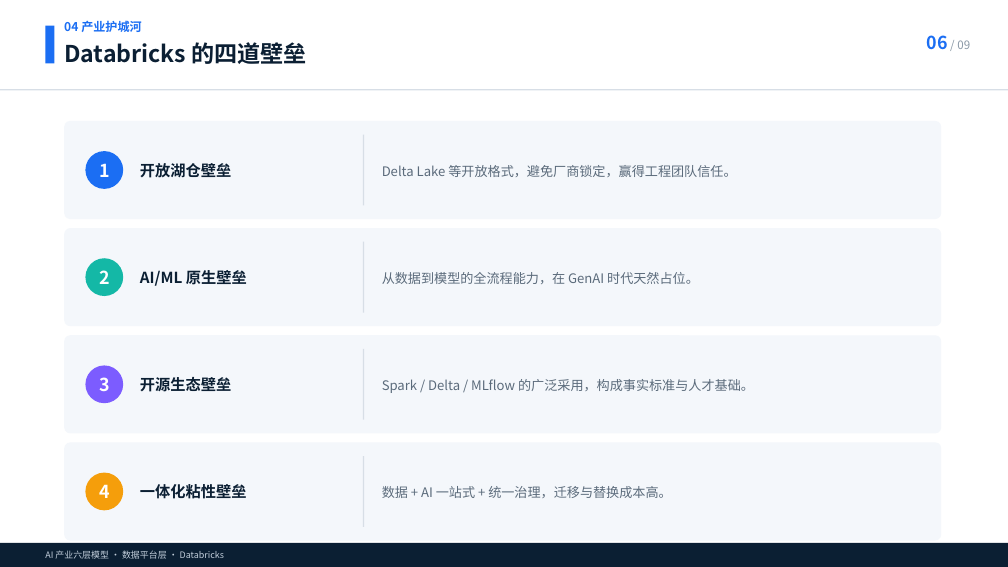
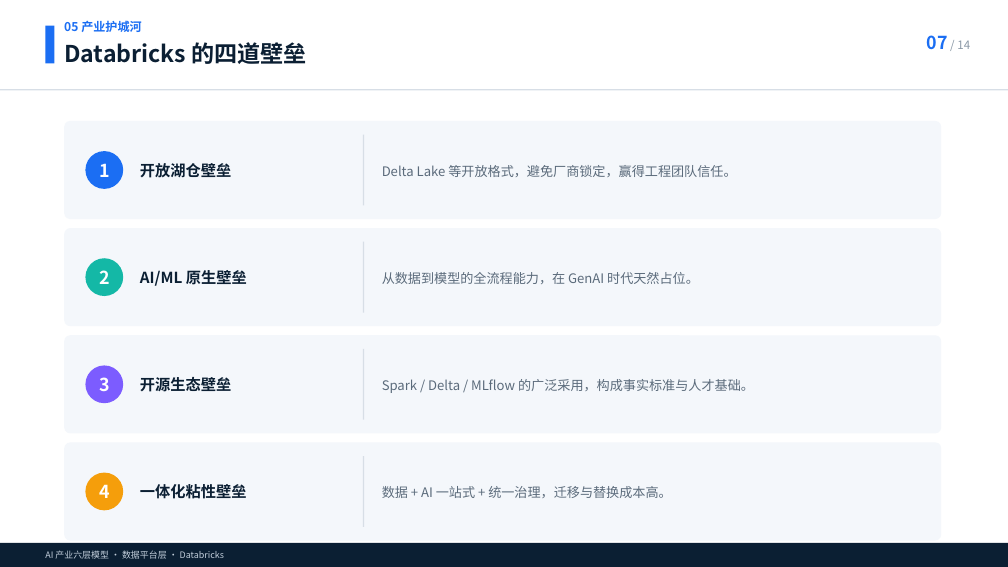
Before and after one commit to chenliang613/SocratesAI, a slide deck: slide 7 of output/Databricks的AI产业.pptx (slide 6 before the commit). Drawn at 1008x567 pixels with LibreOffice and Linux fonts; fonts in the diff are those of the drawing. Boxes give left, top, right and bottom in pixels: in the first picture for what was removed or moved away, otherwise in the second. Text is boxed around its words. In the diff, an @@ line names an element or a change of style, - is before the commit and + after.

```diff
--- a/output/Databricks的AI产业.pptx
+++ b/output/Databricks的AI产业.pptx
@@ text at [64,20,141,32]: text changed @@
-04 产业护城河
+05 产业护城河
@@ text at [927,35,970,50]: text changed @@
-06 / 09
+07 / 14
```
Also in this commit, not shown: 6 other slides changed, 5 slides added, 17 other files.
